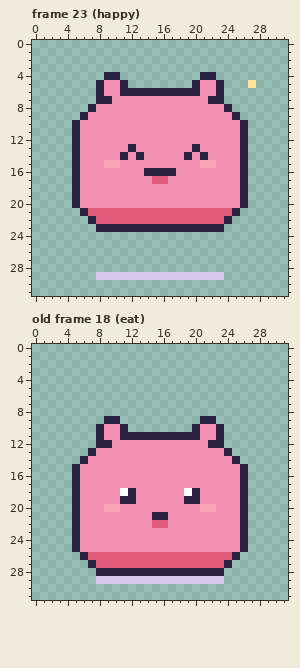
Two states of a pixel-art file, art/stages/teen.aseprite. The first picture shows the starting point.
32x32 pixels, 24 frames. Shown: frame 23 (happy), old frame 18 (eat). The commit also changed other frames, which this record leaves out.
And afterwards:
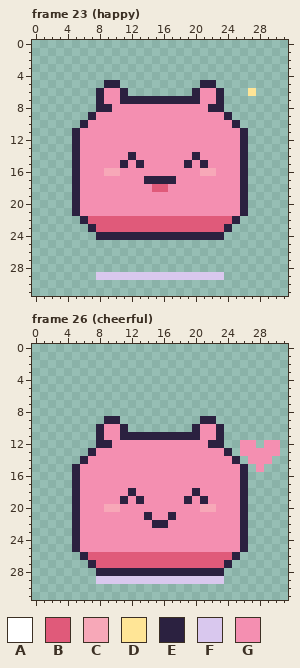
Palette (. is transparent): A #ffffff  B #e05a7a  C #f7a8b8  D #ffe596  E #2b2140  F #d9c8ee  G #f48fb1
A new or re-ordered frame is compared with the old frame closest to it.
From old to new:
frames 24 -> 28
Frame 23 (happy), layer "pet":
y 4: x 9..10 EE -> ..; x 21..22 EE -> ..
y 5: x 8..11 EGGE -> .EE.; x 20..23 EGGE -> .EE.; x 27 D -> .
y 6: x 12..19 EEEEEEEE -> ........; x 27 . -> D
y 7: x 9 E -> G; x 11..20 GGGGGGGGGG -> EEEEEEEEEE; x 22 E -> G
y 8: x 7..9 EGG -> .EE; x 22..24 GGE -> EE.
y 9: x 6..7 EG -> .E; x 24..25 GE -> E.
y 10: x 5..6 EG -> .E; x 25..26 GE -> E.
y 13: x 12 E -> G; x 20 E -> G
y 14: x 11..13 EGE -> GEG; x 19..21 EGE -> GEG
y 15: x 9..11 CCG -> GGE; x 13 G -> E; x 19 G -> E; x 21..22 CC -> EG
y 16: x 9..10 GG -> CC; x 14..17 EEEE -> GGGG; x 21..22 GG -> CC
y 17: x 14..17 GBBG -> EEEE
y 18: x 15..16 GG -> BB
y 21: x 5..26 .EBBBBBBBBBBBBBBBBBBE. -> EGGGGGGGGGGGGGGGGGGGGE
y 22: x 6..7 .E -> EB; x 24..25 E. -> BE
y 23: x 7..24 .EEEEEEEEEEEEEEEE. -> EBBBBBBBBBBBBBBBBE
y 24: x 8..23 ................ -> EEEEEEEEEEEEEEEE
Frame 26 (cheerful) is new; against old frame 18 (eat), layer "pet":
y 12: x 26..27 .. -> GG; x 29..30 .. -> GG
y 13: x 26..30 ..... -> GGGGG
y 14: x 27..29 ... -> GGG
y 15: x 28 . -> G
y 18: x 11 A -> G; x 19 A -> G
y 19: x 12..13 EG -> GE; x 20..21 EG -> GE
y 21: x 14..17 GEEG -> EGGE
y 22: x 15..16 BB -> EE
Where, in picture pixels (left, top, right, bottom), the same in both pictures:
changed: (72, 72, 256, 240)
added: (240, 440, 280, 472)
changed: (120, 488, 208, 528)
